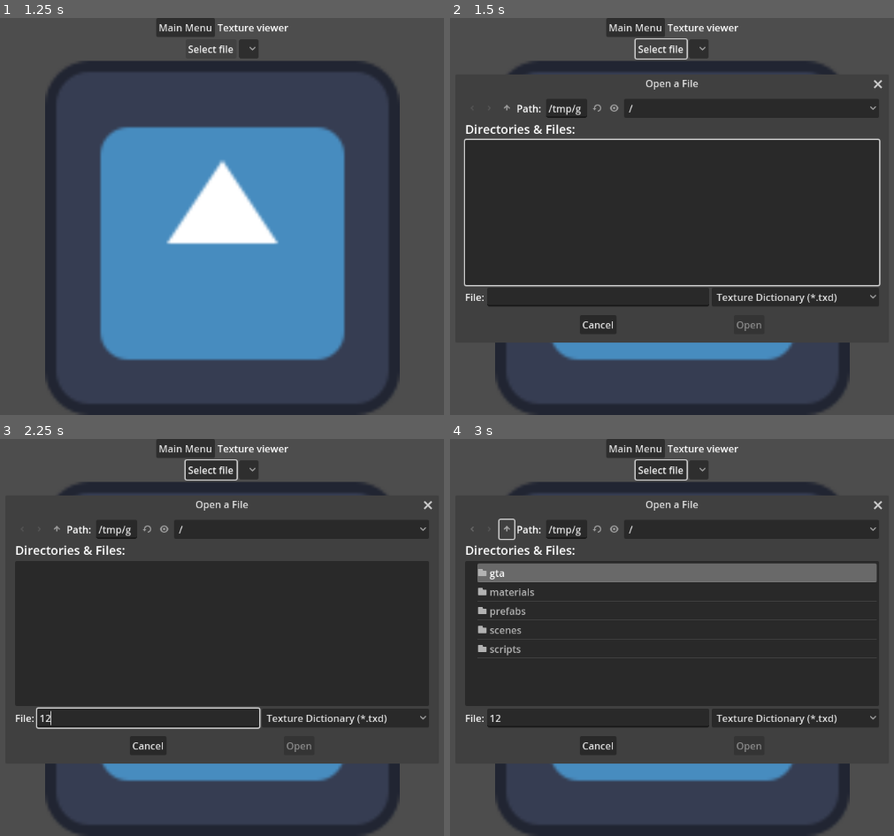
Above: before the commit, frames 1-4 (two rows, left to right).
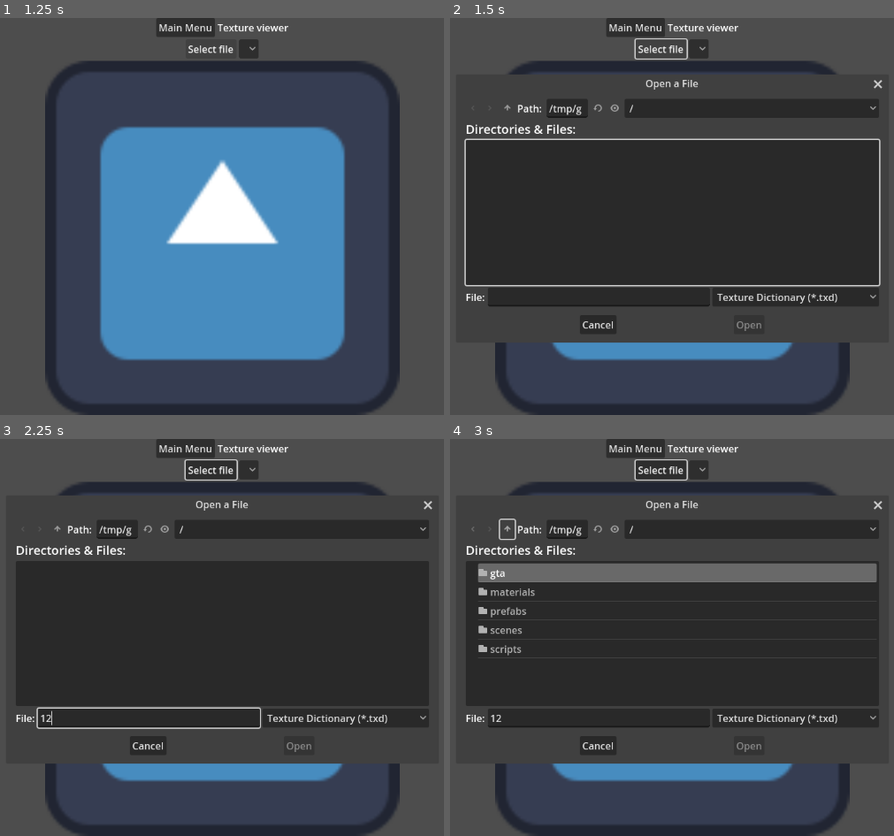
Above: after the commit, the same moments.

Repository: FOSS-Supremacy/OpenLiberty
Game: Godot game, scene res://startup.tscn
Two runs of this game, one before a commit and one after it. Both use one fixed random seed, a clock stepped at 60 frames per second and the inputs below. The engine's default icon, where the game draws it, is replaced by a stand-in: a white triangle on a blue panel in a dark square.
Inputs (mouse positions are in pixels of both pictures, inside the frame that each line leads up to):
- Up to frame 1 (1.25 s): click "Texture viewer" at 0.5 s
- Up to frame 2 (1.5 s): click "Select file" at 1.25 s
- Up to frame 3 (2.25 s): click (146, 716) at 2.02 s; type "12" at 2.1 s
- Up to frame 4 (3 s): click (507, 530) at 2.75 s

Frame 1 is identical in both runs. In frame 2, 1.0% of the frame differs, in the area x 2-88%, y 21-73%; in frame 3, 0.8%; in frame 4, 1.2%, in the area x 3-88%, y 20-73%.
Error in both runs: Assertion failed: 0 (res://scripts/game_manager.gd:36)

Commit message:
Split switch statement for IDE Objects

Diff:
--- a/scripts/game_manager.gd
+++ b/scripts/game_manager.gd
@@ -89,11 +89,23 @@
 
 func _read_ide_line(section: String, tokens: Array[String]):
 	match section:
-		"objs", "tobj":
+		"objs":
 			var id := tokens[0].to_int()
 			var obj := IDEObject.new()
+
 			obj.model_name = tokens[1]
 			obj.txd_name = tokens[2]
+			obj.flags = tokens[tokens.size() - 1].to_int()
+
+			_objects[id] = obj
+		"tobj":
+			# TODO: Timed objects
+			var id := tokens[0].to_int()
+			var obj := IDEObject.new()
+
+			obj.model_name = tokens[1]
+			obj.txd_name = tokens[2]
+
 			_objects[id] = obj
 
 
